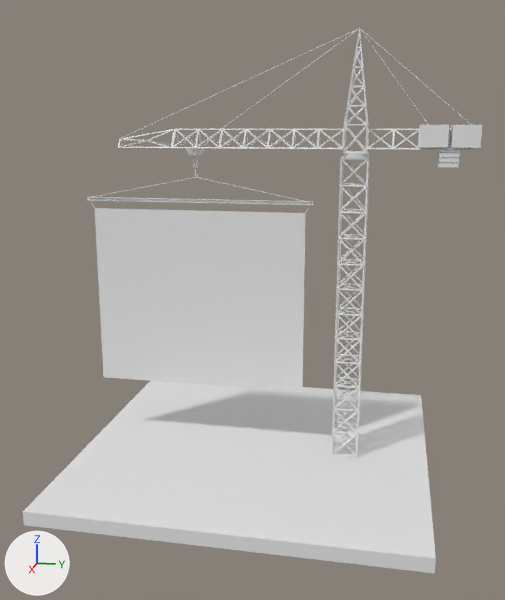
Renders of the Blender file underConstuction.blend from each side of a commit.
Camera for both pictures: a camera (50 mm lens) standing at (54.6, 10.5, 26.8) and looking at (1.1, -0.2, 13.4). The axes (+X, +Y, +Z) are drawn at lower left. The lights are the same throughout.

In view in the first picture: ' Lower Weights', 'Boom', 'Boom Back', 'Boom Tip', 'Cube.002', 'Floor', 'Plane', 'Top', 'Tower', 'Weight 1', 'Weight 2'.
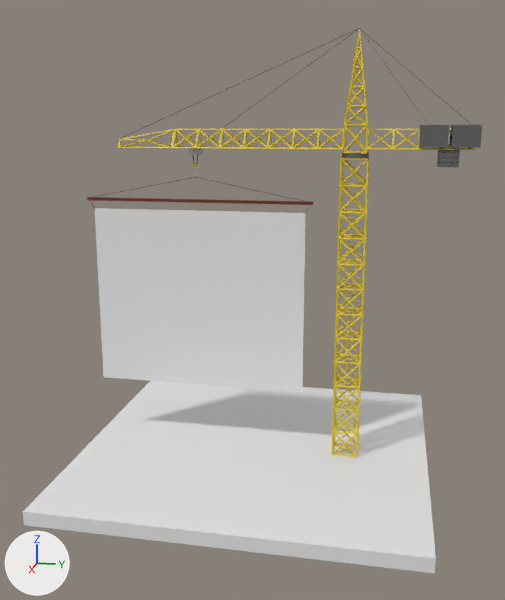
Where the change shows, as pixel boxes [x1, y1, x2, y2] in the pictures (505 x 600 px):
'Tower', recoloured (grey to yellow): [332, 157, 370, 457] in both
'Boom', recoloured (grey to yellow): [172, 129, 345, 149] in both
'Top', recoloured (grey to yellow): [343, 29, 369, 154] in both
'Plane', recoloured (grey to brown): [87, 197, 313, 205] in both
'Weight 1', recoloured: [450, 125, 482, 148] in both
'Weight 2', recoloured: [419, 125, 449, 148] in both
'Boom Back', recoloured (grey to yellow): [366, 129, 474, 150] in both
'Boom Tip', recoloured (white to yellow): [118, 129, 179, 148] in both
' Lower Weights', recoloured: [437, 148, 460, 167] in both

The edits, one by one:
Material 'Iron' (mat_iron) is new.
Its base color is (0.271, 0.0836, 0.0557) (brown #8e5243).
Material 'Weights' (mat_weights) is new.
Its base color is (0.124, 0.124, 0.124) (dark grey #636363).
Its roughness is 0.832.
Material 'Yellow Paint' (mat_yellow_paint) is new.
Its base color is (0.8, 0.608, 0.0305) (yellow #e7cd31).
Its metallic is 0.12.
Its roughness is 0.73.
me_cube_010 has 8 vertices, 6 faces and spans x -1.0..1.0, y -1.0..1.0, z -1.0..1.0.
me_cube_010 now uses material mat_weights (dark grey #636363).
me_cube_002 has 9 vertices, 14 faces and spans x -1.0..1.0, y -1.0..1.0, z -1.0..1.0.
me_cube_002 now uses material mat_yellow_paint (yellow #e7cd31).
me_cube_007 has 9 vertices, 14 faces and spans x -1.0..1.0, y -1.0..1.0, z -1.0..1.0.
me_cube_007 now uses material mat_yellow_paint (yellow #e7cd31).
me_cube_006 has 9 vertices, 14 faces and spans x -1.0..1.0, y -3.9..0.94, z -1.0..1.0.
me_cube_006 now uses material mat_yellow_paint (yellow #e7cd31).
me_cube_003 has 46 vertices, 88 faces and spans x -1.0..1.0, y -1.0..1.0, z -1.0..7.83.
me_cube_003 now uses material mat_yellow_paint (yellow #e7cd31).
me_cube_005 has 14 vertices, 24 faces and spans x -1.0..1.0, y -1.0..1.0, z -1.0..1.0.
me_cube_005 now uses material mat_yellow_paint (yellow #e7cd31).
me_cube_008 has 8 vertices, 6 faces and spans x -1.0..1.0, y -1.0..1.0, z -1.0..1.0.
me_cube_008 now uses material mat_weights (dark grey #636363).
me_cube_009 has 8 vertices, 6 faces and spans x -1.0..1.0, y -1.0..1.0, z -1.0..1.0.
me_cube_009 now uses material mat_weights (dark grey #636363).
me_plane_010 has 24 vertices, 14 faces and spans x -0.13..0.13, y -6.57..6.57, z -0.13..0.13.
me_plane_010 now uses material mat_iron (brown #8e5243).
